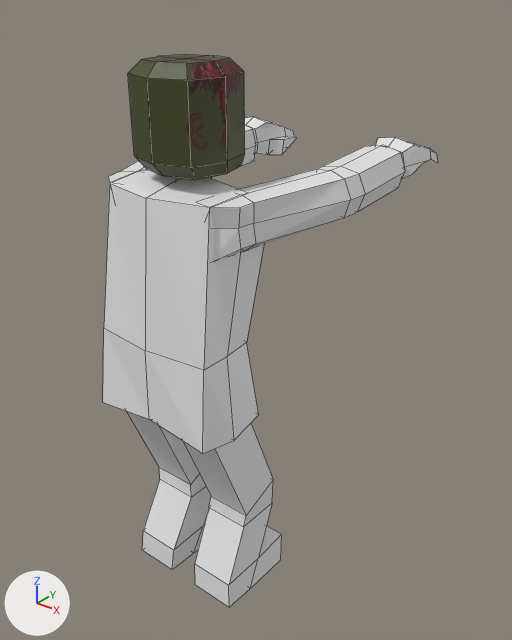
Before and after pictures for a commit that changed the Blender file Models/Graphics/zombie/zombie.blend.
Camera for both pictures: a 50 mm camera at (5.43, -5.26, 7.33) aimed at (0.09, 1.41, 3.19). Arrows for +X, +Y and +Z are at lower left; the lights stay in place. Mesh edges are drawn as thin lines.
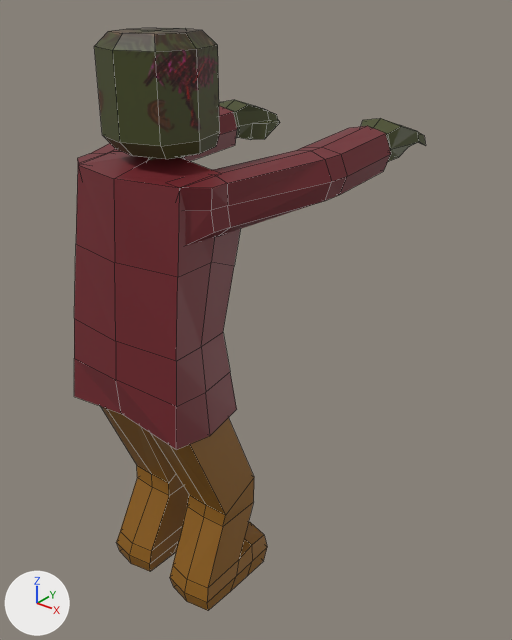
The edits, one by one:
Picture 'Untitled' (img_untitled) is new.
Material 'Material.002' (mat_material_002) is new.
Its base color is (0.263, 0.109, 0.00374) (brown #8c5d0c).
Material 'Material.001' (mat_material_001) is new.
Its texture is img_untitled.
Material 'Material.003' (mat_material_003) is new.
Its texture is img_untitled.
Mesh me_cube_1 is new.
It has 68 vertices, 66 faces and spans x -1.51..1.17, y -3.99..1.16, z -2.26..1.03.
It uses material mat_material_002 (brown #8c5d0c).
Mesh me_cube_001_1 is new.
It has 42 vertices, 40 faces and spans x -0.89..0.89, y -0.54..0.89, z -0.68..1.07.
It uses material mat_material_001 (picture img_untitled).
Mesh me_cube_002_1 is new.
It has 95 vertices, 84 faces and spans x -0.33..1.01, y -0.39..0.3, z -1.11..2.76.
It uses material mat_material_003 (picture img_untitled).
Object 'Cube' (ob_cube) is deleted.
Object 'Cube.001' (ob_cube_001) is deleted.
Object 'Cube.002' (ob_cube_002) is deleted.
Object 'Cube.003' (ob_cube_003) moves from (0.0, 0.368, 5.992) to (0.0, -0.041, 6.28).
Object 'legs' (ob_legs) is new; it shows me_cube_1.
Its parent is ob_zombie.
Its matrix parent inverse is Matrix(((1.0, 0.0, 0.0, 0.0), (0.0, 1.0, 0.0, 0.0), (0.0, 0.0, 1.0, -0.0184), (0.0, 0.0, 0.0, 1.0))).
Its location is (0.499, -0.0891, 2.073).
Its rotation in degrees is (22, 0, 0).
Its scale is (0.309, 0.309, 1.0).
It gains a MIRROR modifier named 'Mirror'.
Modifier setting: mirror_object = ob_body.
Object 'zombie' (ob_zombie) is new.
Its location is (0.0, 0.0, 0.0184).
Object 'body' (ob_body) is new; it shows me_cube_001_1.
Its parent is ob_zombie.
Its matrix parent inverse is Matrix(((1.0, 0.0, 0.0, 0.0), (0.0, 1.0, 0.0, 0.0), (0.0, 0.0, 1.0, -0.0184), (0.0, 0.0, 0.0, 1.0))).
Its location is (0.0, -0.409, 3.777).
Its scale is (1.0, 1.0, 1.77).
Object 'arms' (ob_arms) is new; it shows me_cube_002_1.
Its parent is ob_zombie.
Its matrix parent inverse is Matrix(((1.0, 0.0, 0.0, 0.0), (0.0, 1.0, 0.0, 0.0), (0.0, 0.0, 1.0, -0.0184), (0.0, 0.0, 0.0, 1.0))).
Its location is (0.971, 0.465, 5.35).
Its rotation in degrees is (86, -0.4, 162).
It gains a MIRROR modifier named 'Mirror'.
Modifier setting: mirror_object = ob_body.

Changed parts and their boxes [x1, y1, x2, y2] in the pictures (512 x 640 px):
'body', added (red): after [74, 151, 240, 450]
'Cube', deleted: before [103, 170, 264, 453]
'legs', added (brown): after [101, 406, 267, 611]
'Cube.003', moved: before [128, 54, 245, 180]; after [94, 28, 220, 160]
'Cube.002', deleted: before [127, 411, 282, 607]
'arms', added (brown): after [77, 100, 426, 246]
'Cube.001', deleted: before [108, 117, 438, 262]
